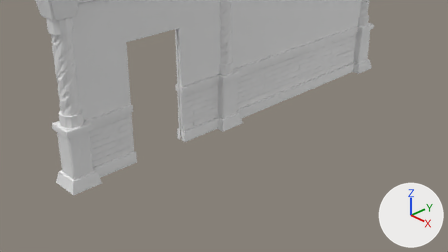
The Blender file Mansão Modular/Mansão Modular.blend: old version first, new version second.
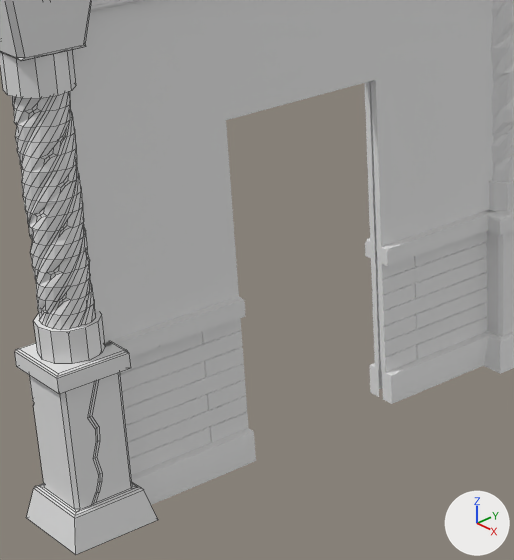
Each version is shown from the file's camera 'Camera', then close up on the part from 10% to 51% of the width and 0% to 78% of the height. The lights are fixed; the arrows at lower right show +X, +Y and +Z. The close-ups show mesh edges as thin lines.

Script lines for the objects in view, before the commit:
```python
me_cube = bpy.data.meshes.new('Cube')
me_cube.from_pydata(...)  # a box spanning x -1.0..1.0, y -1.0..1.0, z -1.35..1.0
me_cube_003 = bpy.data.meshes.new('Cube.003')
me_cube_003.from_pydata(...)  # 790 vertices, 617 faces; spans x -0.25..0.25, y -0.25..0.25, z -2.47..0.53
ob_coluna_002 = bpy.data.objects.new('Coluna.002', me_cube_003)
ob_coluna_002.location = (0.0, -3.0, 2.47)
ob_coluna_003 = bpy.data.objects.new('Coluna.003', me_cube_003)
ob_coluna_003.location = (0.0, 0.0, 2.47)
ob_cube = bpy.data.objects.new('Cube', me_cube)
ob_cube.location = (-0.064, -1.5, 1.0)
ob_cube.scale = (1.0, 0.5, 1.0)
ob_cube.hide_set(True)
# also in view: 'Parede.002' at (0.0, -1.5, 1.5)
```
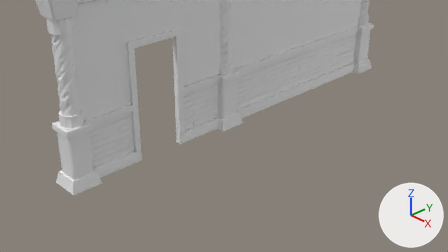
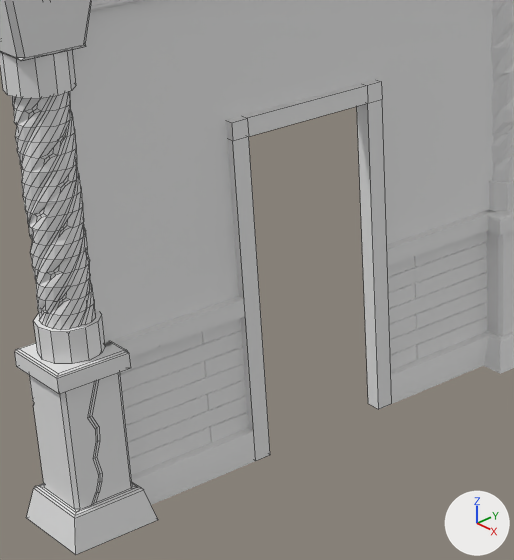
Edits to the bpy script that builds the scene:
```text
Change me_cube:
    used by ob_cube; location = (-0.064, -1.5, 1.0); scale = (1.0, 0.5, 1.0)
    remove me_cube.from_pydata(...)  # 8 vertices, 6 faces; spans x -1.0..1.0, y -1.0..1.0, z -1.35..1.0
    add me_cube.from_pydata(...)  # 24 vertices, 22 faces; spans x 0.0..0.12, y -0.5..0.5, z 0.0..2.0
    me_cube part 1: the whole mesh is rebuilt
    me_cube part 2: the surface is now shaded smooth
Change ob_cube:
    remove ob_cube.hide_set(True)
    ob_cube.location: (-0.064, -1.5, 1.0) -> (0.0, -1.499, 0.0)
    ob_cube.scale: (1.0, 0.5, 1.0) -> (0.8, 1.0, 1.0)
```

Location of each change, [x1, y1, x2, y2] in pixels of the close-ups (514 x 560 px):
'Cube', shown
    after: [226, 80, 392, 461]
part 1 of me_cube, built on
    after: [226, 80, 392, 461]
